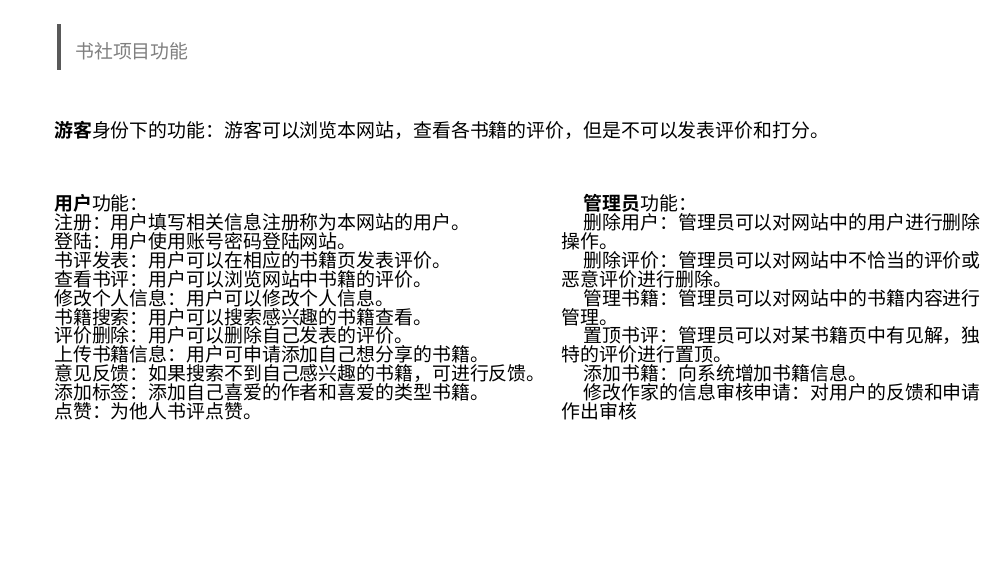
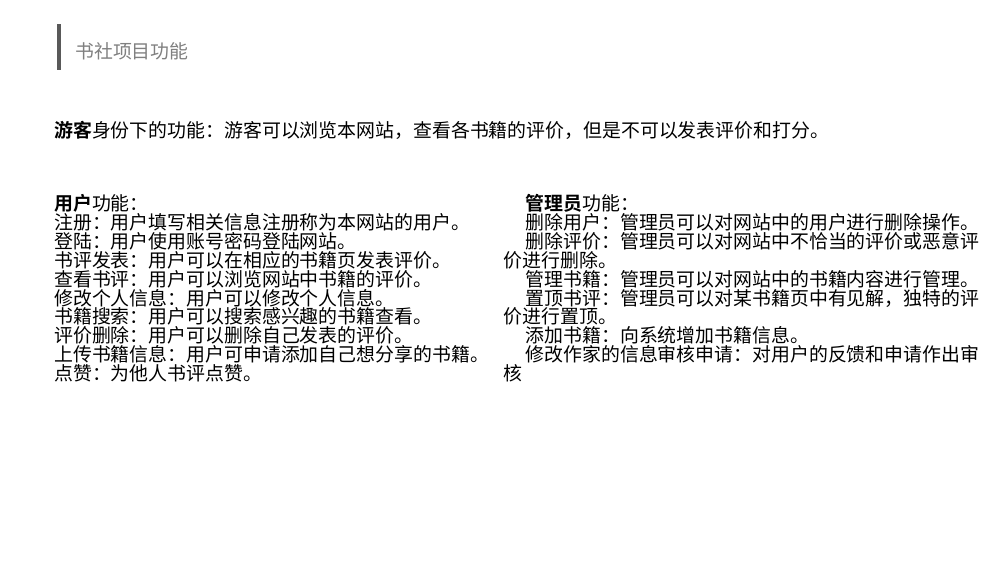
Before and after one commit to se2019springg17/-, a slide deck: slide 8 of G17小组书社项目总评报告.pptx. Drawn at 1008x567 pixels with LibreOffice and Linux fonts; fonts in the diff are those of the drawing; background and template pictures are left out. Boxes give left, top, right and bottom in pixels: in the first picture for what was removed or moved away, otherwise in the second. Text is boxed around its words. In the diff, an @@ line names an element or a change of style, - is before the commit and + after.

```diff
--- a/G17小组书社项目总评报告.pptx
+++ b/G17小组书社项目总评报告.pptx
@@ text "管理员功能：" rewrapped from [562, 194, 981, 420] to [504, 194, 980, 382] @@
@@ text at [54, 361, 545, 405]: paragraphs removed @@
-意见反馈：如果搜索不到自己感兴趣的书籍，可进行反馈。
-添加标签：添加自己喜爱的作者和喜爱的类型书籍。
```
Also in this commit, not shown: 9 other slides changed, 1 slide added, 1 slide removed, 2 other files.
